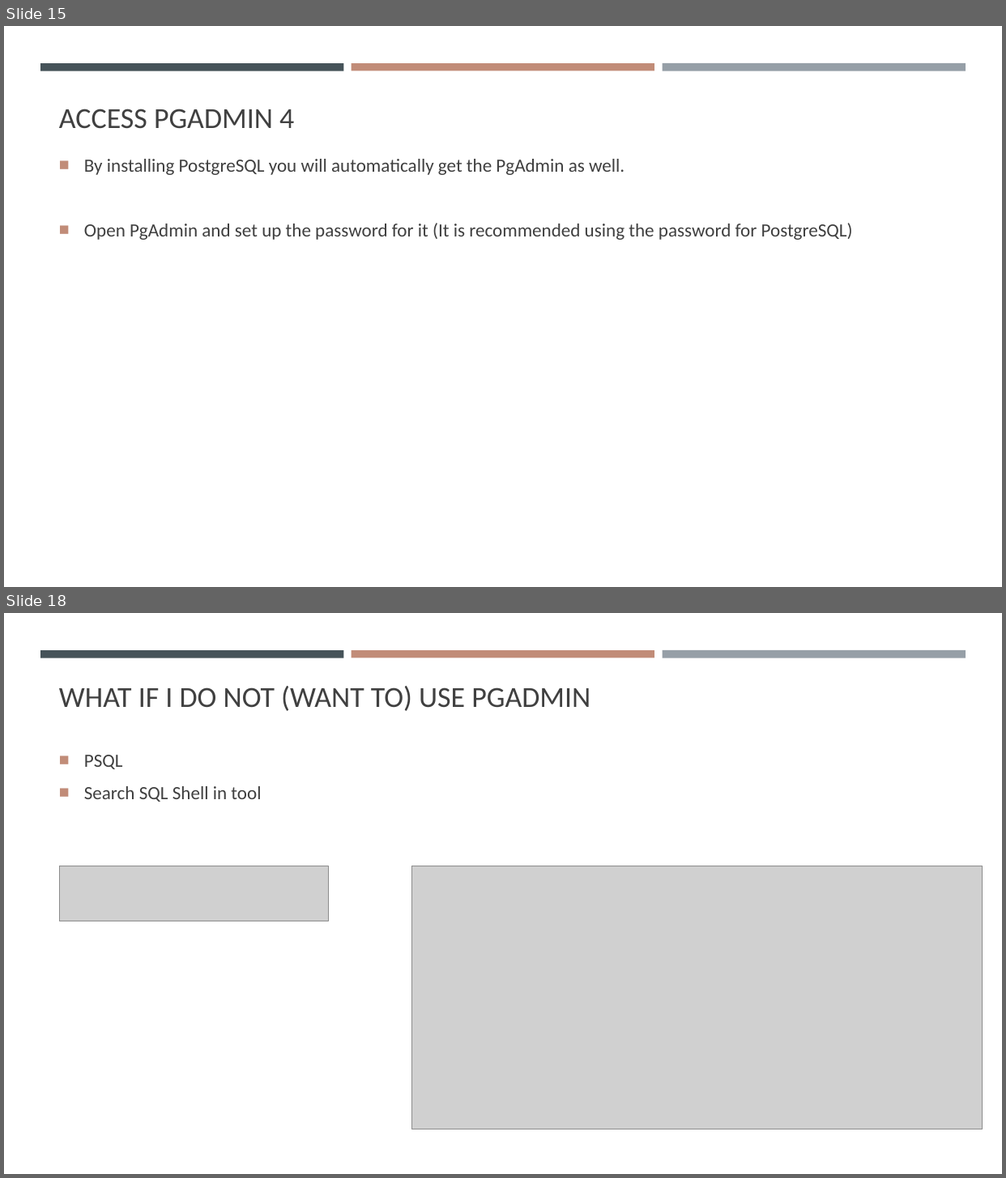
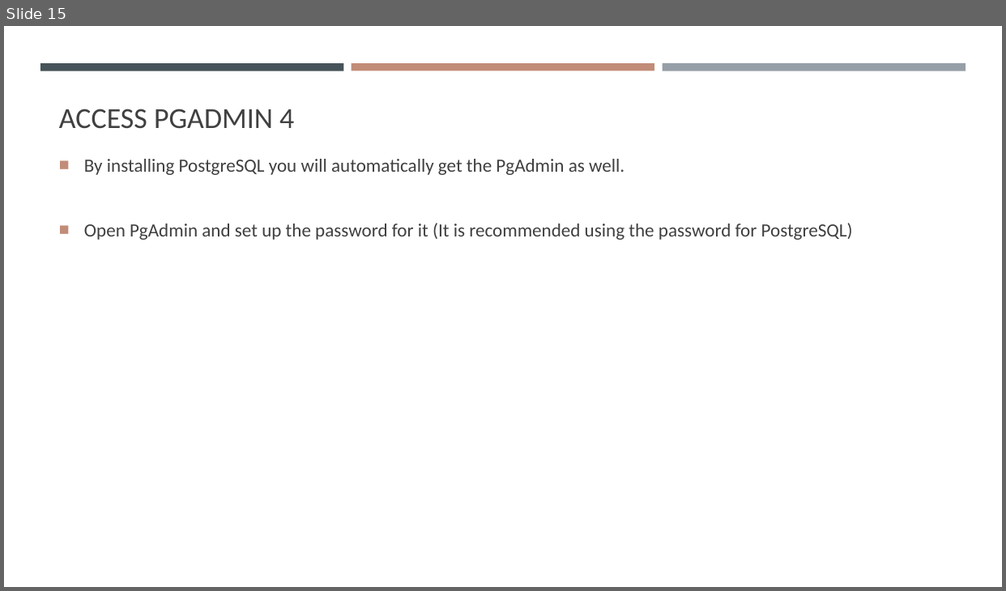
Before and after one commit to gisynw/ssj-376, a slide deck: docs/Lectures/Week01/Week01_SoftwareInstallation.pptx. Shown one above the other, each under a label of ours: slides 15 and 18 before the commit, slide 15 after it; the slides between them are not shown. The pictures are 1006x1178 and 1006x591 pixels, drawn with LibreOffice and Linux fonts; fonts in the diff are those of the drawing; grey boxes stand for pictures. Boxes give left, top, right and bottom in pixels: in the first picture for what was removed or moved away, otherwise in the second. Text is boxed around its words. In the diff, an @@ line names an element or a change of style, - is before the commit and + after.

```diff
--- a/docs/Lectures/Week01/Week01_SoftwareInstallation.pptx
+++ b/docs/Lectures/Week01/Week01_SoftwareInstallation.pptx
@@ slide 18 removed at <box>4,613,1002,1174</box>, background #FFFFFF; not listed: 3 template elements that a slide beside it also shows @@
@@ title removed at <box>59,686,590,711</box> @@
-WHAT IF I DO NOT (WANT TO) USE PGADMIN
@@ text removed at <box>84,755,261,802</box> @@
-■ PSQL
-■ Search SQL Shell in tool
@@ picture removed at <box>59,866,328,922</box> @@
@@ picture removed at <box>412,866,982,1130</box> @@
```
Also in this commit, not shown: 2 slides changed, 1 slide added, 3 other slides removed, 6 other files.
